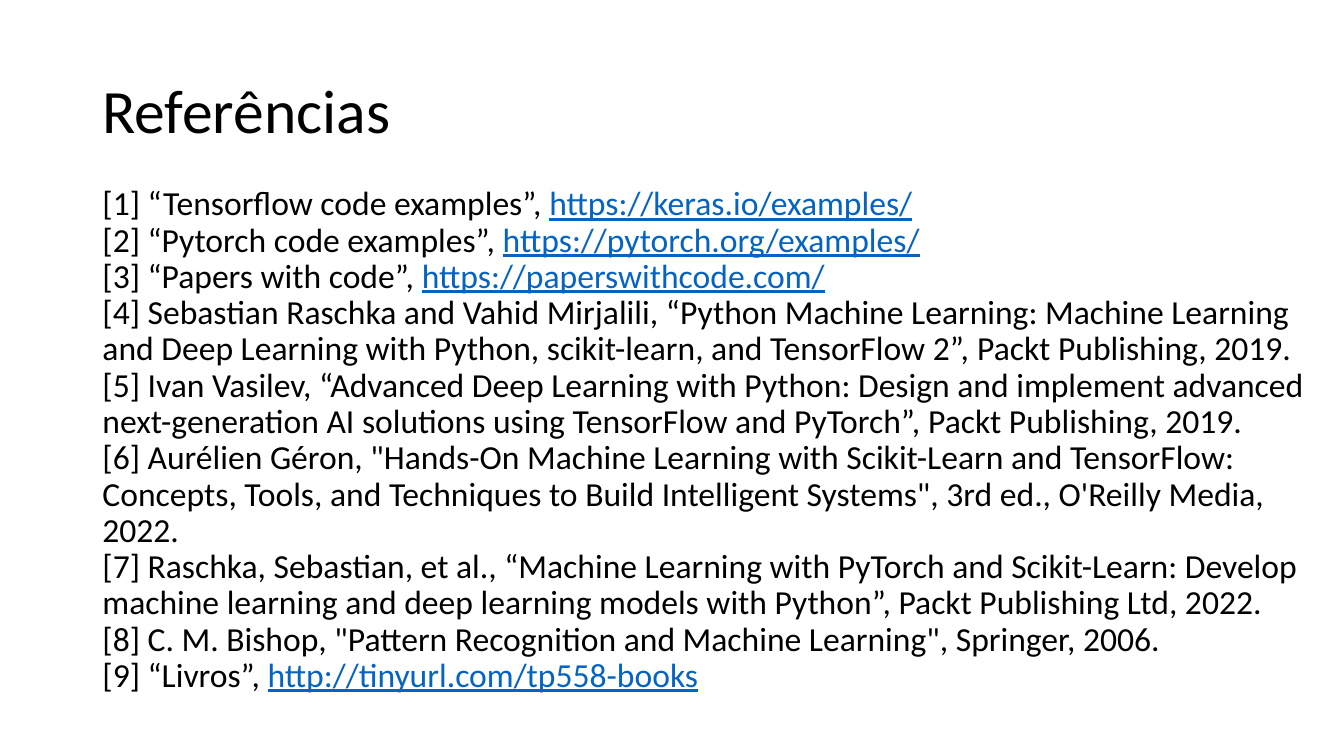
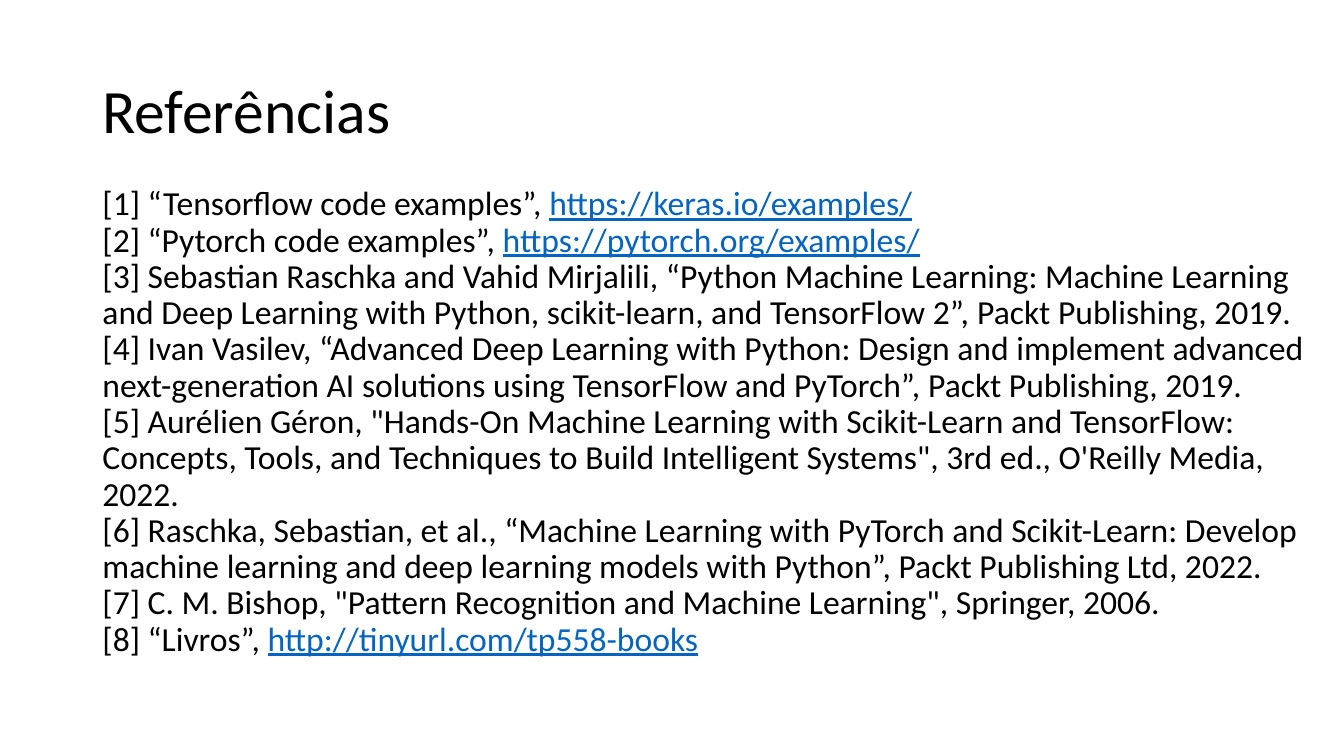
Before and after one commit to zz4fap/tp558-adv-ml, a slide deck: slide 10 of slides/TP558_1_Introdução_ao_curso.pptx (slide 21 before the commit). Drawn at 1344x756 pixels with LibreOffice and Linux fonts; fonts in the diff are those of the drawing. Boxes give left, top, right and bottom in pixels: in the first picture for what was removed or moved away, otherwise in the second. Text is boxed around its words. In the diff, an @@ line names an element or a change of style, - is before the commit and + after.

Commit message:
new slides

```diff
--- a/slides/TP558_1_Introdução_ao_curso.pptx
+++ b/slides/TP558_1_Introdução_ao_curso.pptx
@@ text at (102,263,1304,657): text changed @@
-[3] “Papers with code”, https://paperswithcode.com/
-[4] Sebastian Raschka and Vahid Mirjalili, “Python Machine Learning: Machine Learning and Deep Learning with Python, scikit-learn, and TensorFlow 2”, Packt Publishing, 2019.
-[5] Ivan Vasilev, “Advanced Deep Learning with Python: Design and implement advanced next-generation AI solutions using TensorFlow and PyTorch”, Packt Publishing, 2019.
-[6] Aurélien Géron, "Hands-On Machine Learning with Scikit-Learn and TensorFlow: Concepts, Tools, and Techniques to Build Intelligent Systems", 3rd ed., O'Reilly Media, 2022.
-[7] Raschka, Sebastian, et al., “Machine Learning with PyTorch and Scikit-Learn: Develop machine learning and deep learning models with Python”, Packt Publishing Ltd, 2022.
-[8] C. M. Bishop, "Pattern Recognition and Machine Learning", Springer, 2006.
-[9] “Livros”, http://tinyurl.com/tp558-books
+[3] Sebastian Raschka and Vahid Mirjalili, “Python Machine Learning: Machine Learning and Deep Learning with Python, scikit-learn, and TensorFlow 2”, Packt Publishing, 2019.
+[4] Ivan Vasilev, “Advanced Deep Learning with Python: Design and implement advanced next-generation AI solutions using TensorFlow and PyTorch”, Packt Publishing, 2019.
+[5] Aurélien Géron, "Hands-On Machine Learning with Scikit-Learn and TensorFlow: Concepts, Tools, and Techniques to Build Intelligent Systems", 3rd ed., O'Reilly Media, 2022.
+[6] Raschka, Sebastian, et al., “Machine Learning with PyTorch and Scikit-Learn: Develop machine learning and deep learning models with Python”, Packt Publishing Ltd, 2022.
+[7] C. M. Bishop, "Pattern Recognition and Machine Learning", Springer, 2006.
+[8] “Livros”, http://tinyurl.com/tp558-books
```
Also in this commit, not shown: 7 other slides changed, 2 slides added, 1 other file.
